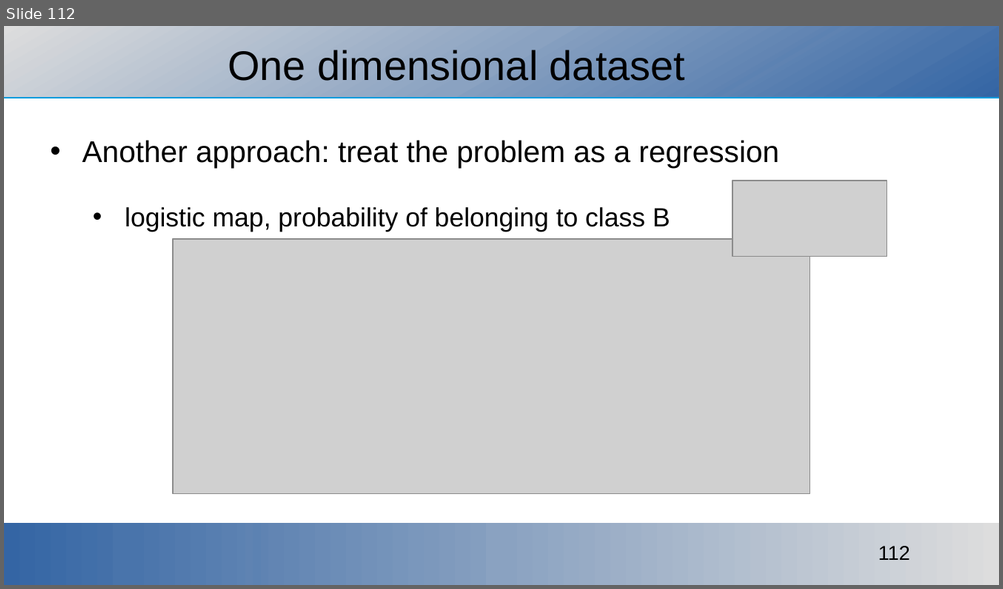
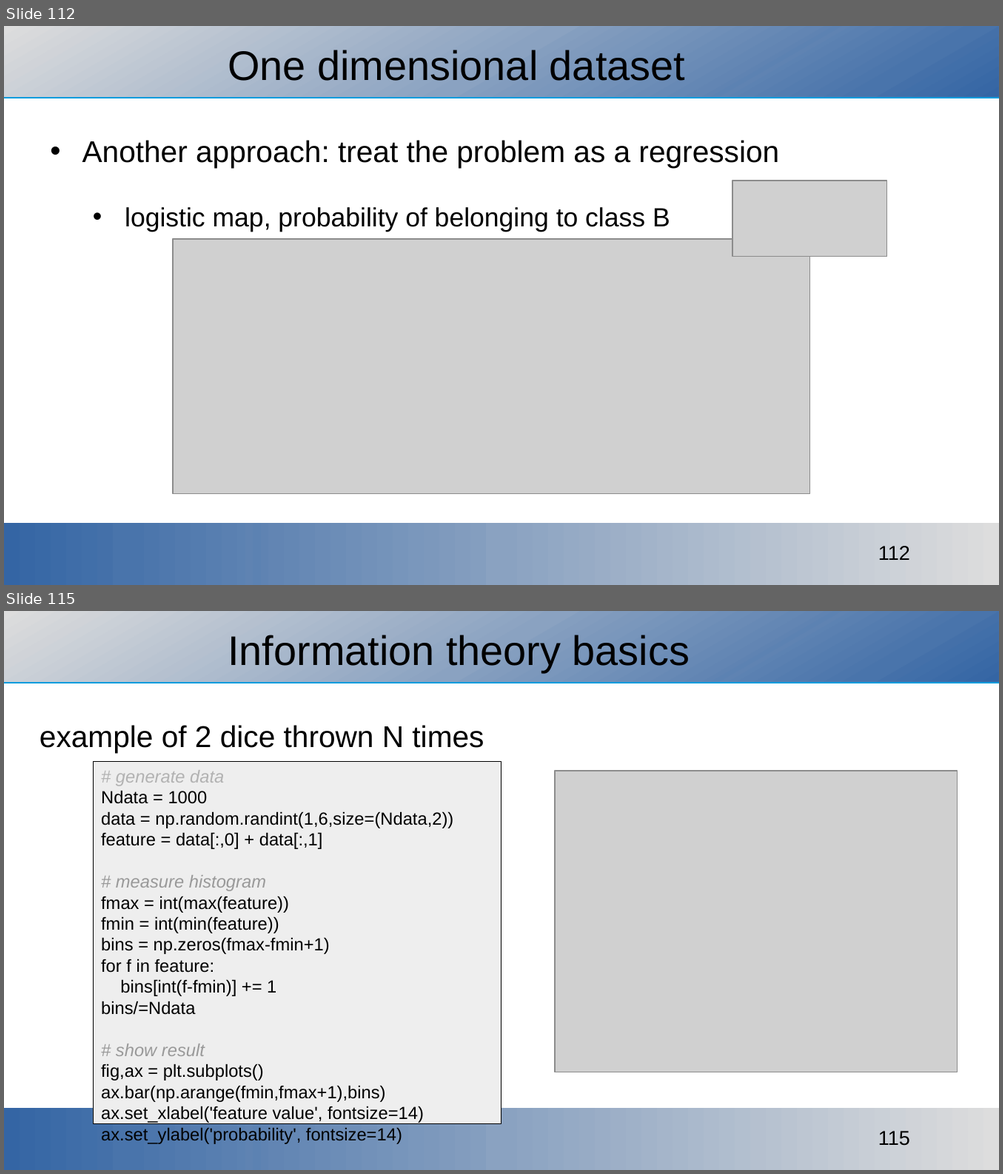
Before and after one commit to ajakovac/ML-in-Practice-I, a slide deck: ML in practice.odp. Shown one above the other, each under a label of ours: slide 112 before the commit, slides 112 and 115 after it; the slides between them are not shown. The pictures are 1003x589 and 1003x1174 pixels, drawn with LibreOffice and Linux fonts; fonts in the diff are those of the drawing; grey boxes stand for pictures; background and template pictures are left out. Boxes give left, top, right and bottom in pixels: in the first picture for what was removed or moved away, otherwise in the second. Text is boxed around its words. In the diff, an @@ line names an element or a change of style, - is before the commit and + after.

Commit message:
information theory added

```diff
--- a/ML in practice.odp
+++ b/ML in practice.odp
@@ slide 115 added at [4, 611, 999, 1170], background #FFFFFF; not listed: 3 template elements that a slide beside it also shows @@
@@ title added at [227, 635, 689, 672], 33 pt, text #000000 @@
+Information theory basics
@@ text added at [40, 725, 484, 753], 24 pt, text #000000 @@
+example of 2 dice thrown N times
@@ rectangle added at [93, 762, 501, 1125], fill #EEEEEE, outline #000000 0.51 pt, 14 pt, text #000000 @@
+# generate data
+Ndata = 1000
+data = np.random.randint(1,6,size=(Ndata,2))
+feature = data[:,0] + data[:,1]
+# measure histogram
+fmax = int(max(feature))
+fmin = int(min(feature))
+bins = np.zeros(fmax-fmin+1)
+for f in feature:
+bins[int(f-fmin)] += 1
+bins/=Ndata
+# show result
+fig,ax = plt.subplots()
+ax.bar(np.arange(fmin,fmax+1),bins)
+ax.set_xlabel('feature value', fontsize=14)
+ax.set_ylabel('probability', fontsize=14)
@@ picture added at [555, 771, 957, 1073] @@
```
Also in this commit, not shown: 4 slides changed, 14 other slides added, 3 slides removed, 3 other files.
